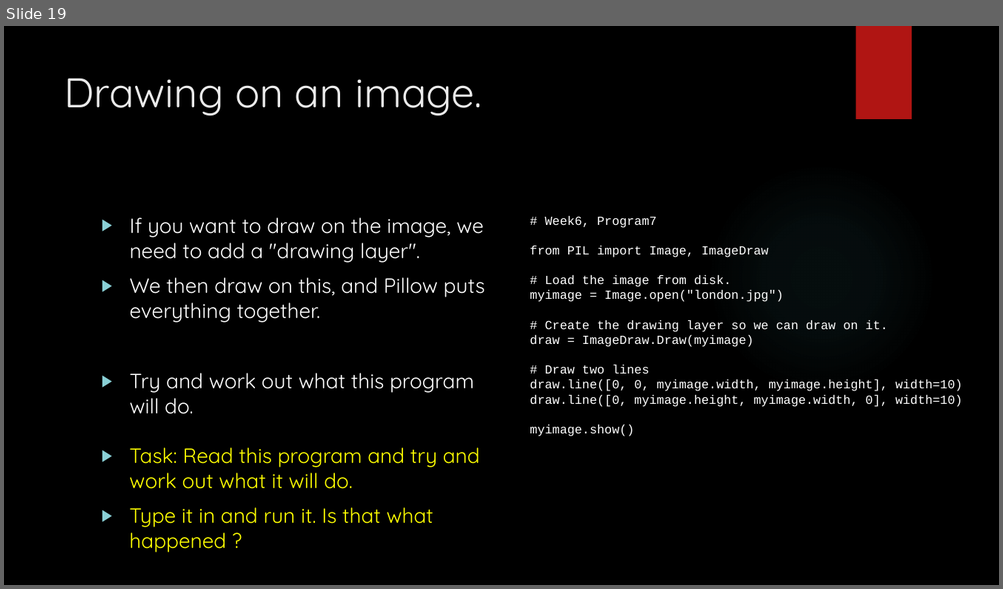
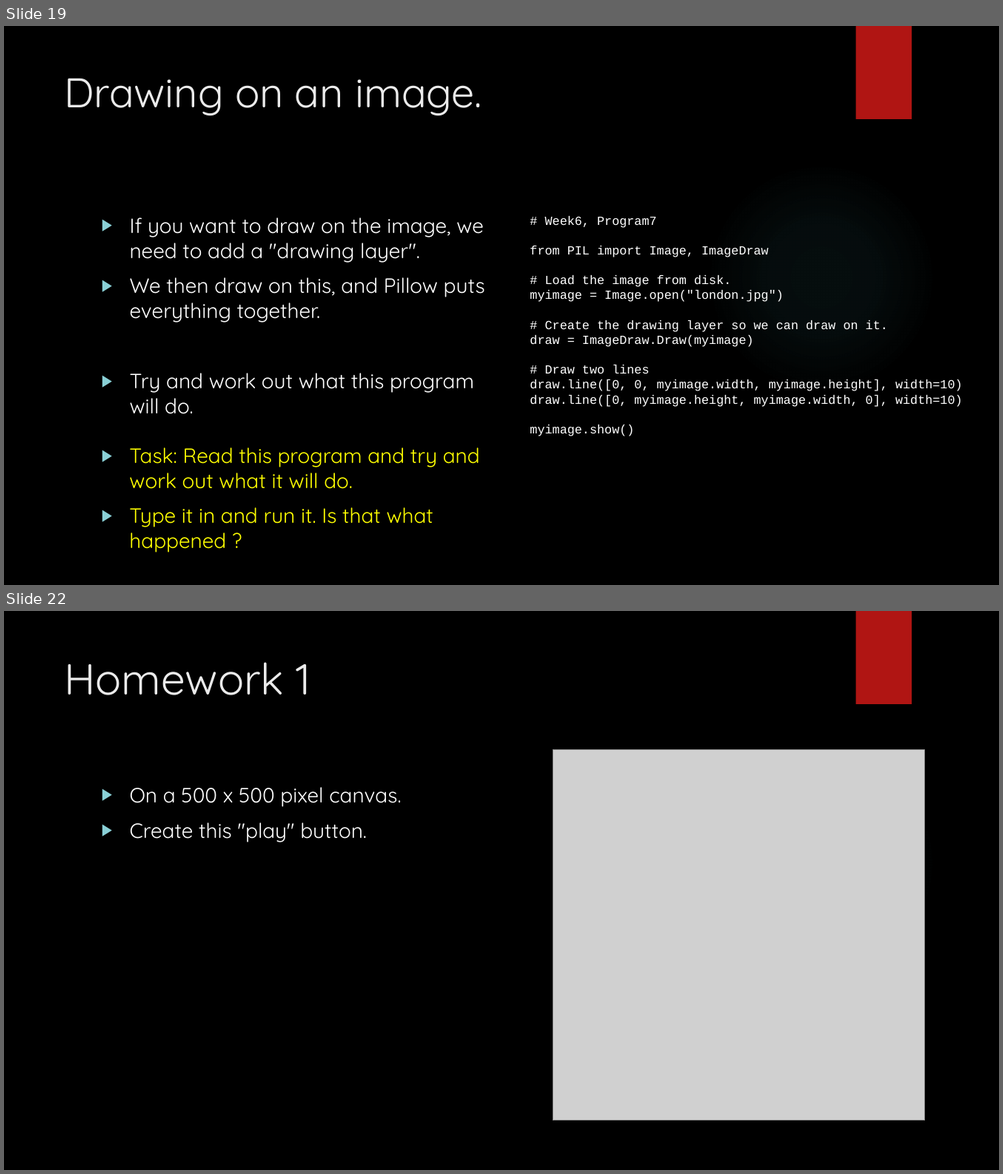
Before and after one commit to davidgroves/DGM_Tutorials, a slide deck: week6/week6.pptx. Shown one above the other, each under a label of ours: slide 19 before the commit, slides 19 and 22 after it; the slides between them are not shown. The pictures are 1003x589 and 1003x1174 pixels, drawn with LibreOffice and Linux fonts; fonts in the diff are those of the drawing; grey boxes stand for pictures; background and template pictures are left out. Boxes give left, top, right and bottom in pixels: in the first picture for what was removed or moved away, otherwise in the second. Text is boxed around its words. In the diff, an @@ line names an element or a change of style, - is before the commit and + after.

```diff
--- a/week6/week6.pptx
+++ b/week6/week6.pptx
@@ slide 22 added at (4, 611, 999, 1170), background picture (left out); not listed: 2 template elements that a slide beside it also shows @@
@@ title added at (64, 662, 310, 695), 42 pt, text #EBEBEB @@
+Homework 1
@@ picture added at (552, 750, 925, 1121) @@
@@ text added at (130, 787, 401, 843), 20 pt, text #FFFFFF @@
+▶ On a 500 x 500 pixel canvas.
+▶ Create this "play" button.
```
Also in this commit, not shown: 3 slides changed, 3 other slides added, 2 other files.
